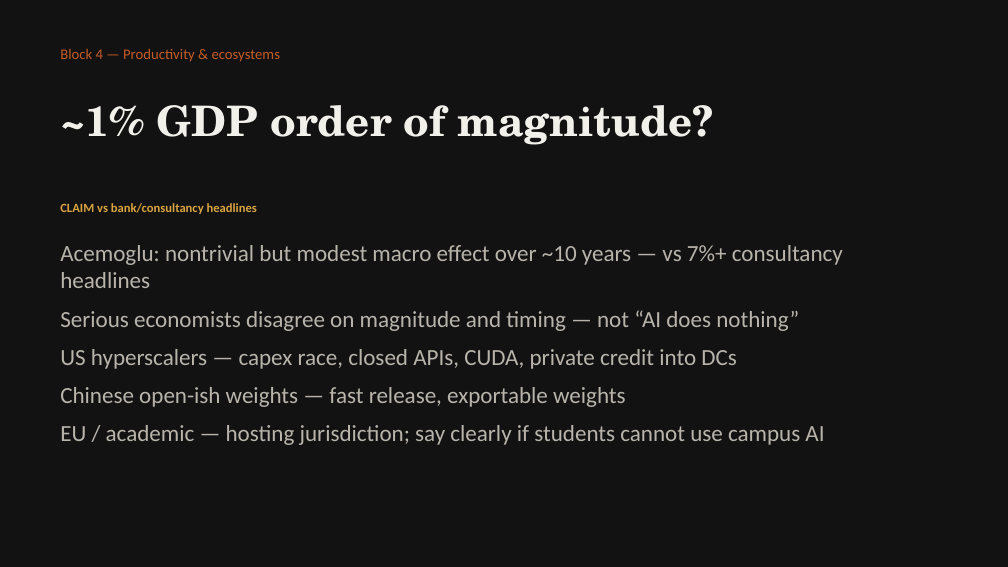
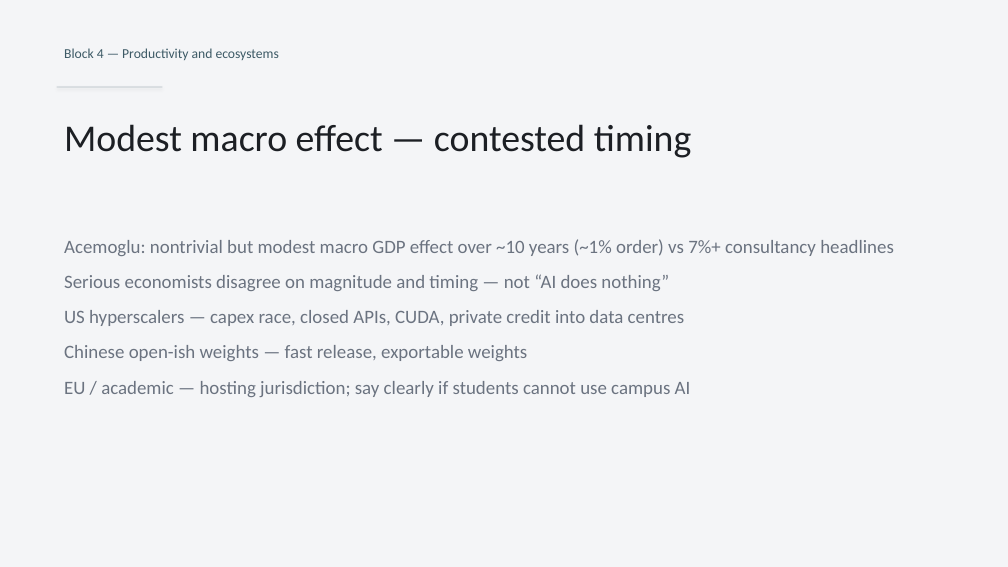
Before and after one commit to kleinstkariert/critical-vibe-coding, a slide deck: slide 14 of course/lectures/01-welcome-landscape-slideshow/01-welcome-landscape.pptx (slide 12 before the commit). Drawn at 1008x567 pixels with LibreOffice and Linux fonts; fonts in the diff are those of the drawing. Boxes give left, top, right and bottom in pixels: in the first picture for what was removed or moved away, otherwise in the second. Text is boxed around its words. In the diff, an @@ line names an element or a change of style, - is before the commit and + after.

```diff
--- a/course/lectures/01-welcome-landscape-slideshow/01-welcome-landscape.pptx
+++ b/course/lectures/01-welcome-landscape-slideshow/01-welcome-landscape.pptx
@@ rectangle at (0, 0, 1008, 567): fill #121212 to #F4F5F7 @@
@@ text at (64, 48, 279, 60): text changed; size 14 to 13 pt; text colour #C45C26 to #3D5A66 @@
-Block 4 — Productivity & ecosystems
+Block 4 — Productivity and ecosystems
@@ rectangle added at (57, 87, 163, 87), fill #3D5A66 @@
@@ text removed at (60, 105, 714, 145) @@
-~1% GDP order of magnitude?
@@ text added at (64, 124, 691, 158), 36 pt, text #1C1F24 @@
+Modest macro effect — contested timing
@@ text removed at (60, 203, 257, 214) @@
-CLAIM vs bank/consultancy headlines
@@ text at (64, 239, 894, 256): text changed; size 22 to 18 pt; text colour #B8B4AC to #6B7380 @@
-Acemoglu: nontrivial but modest macro effect over ~10 years — vs 7%+ consultancy headlines
+Acemoglu: nontrivial but modest macro GDP effect over ~10 years (~1% order) vs 7%+ consultancy headlines
@@ text at (64, 274, 691, 397): size 22 to 18 pt, text colour #B8B4AC to #6B7380 in "Serious economists disagree on magnitude and timing ...", "Chinese open-ish weights — fast release, exportable ...", "EU / academic — hosting jurisdiction; say ..."; more space between paragraphs @@
@@ text at (64, 310, 685, 326): text changed; size 22 to 18 pt; text colour #B8B4AC to #6B7380 @@
-US hyperscalers — capex race, closed APIs, CUDA, private credit into DCs
+US hyperscalers — capex race, closed APIs, CUDA, private credit into data centres
```
Also in this commit, not shown: 11 other slides changed, 8 slides added, 7 slides removed, 11 other files.
